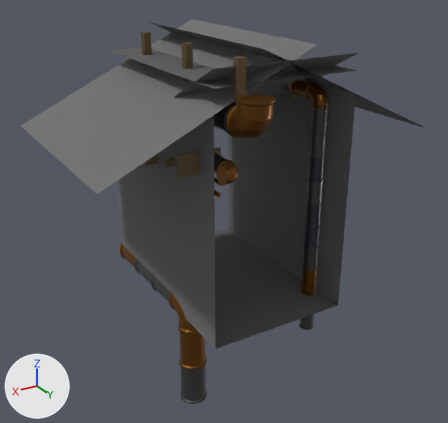
The Blender file Assets/Models/Tunnels/TunnelPieces/tunnelstraighttransitioninverted.blend: old version first, new version second.
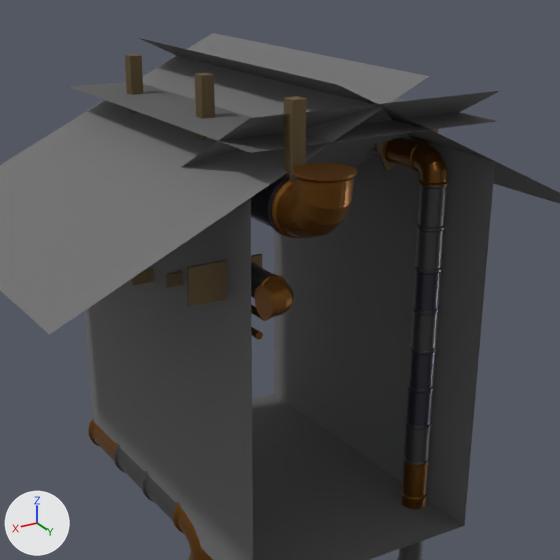
There are two pictures of each version: one whole from a 50 mm camera at (4.25, 6.76, 4.67) aimed at (0.07, -0.21, 1.19), one close up on the part from 15% to 88% of the width and 0% to 77% of the height. The lights are fixed; the arrows at lower left show +X, +Y and +Z. The older version's two pictures come first.

Objects in the first close-up: 'Cube.004', 'Cube.009', 'Floor', 'Floor.001', 'Floor.002', 'PipingSegment.021', 'PipingSegment.047', 'PipingSegment.051', 'Roof1', 'Roof2', 'Wall1', 'Wall2' and 25 more.
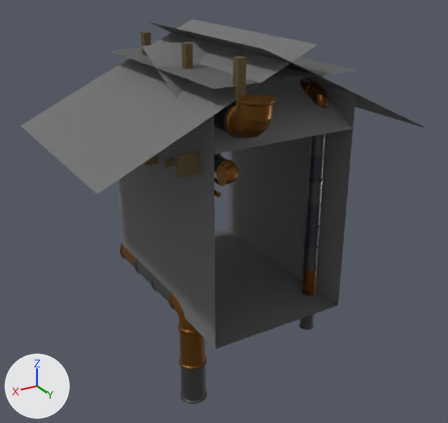
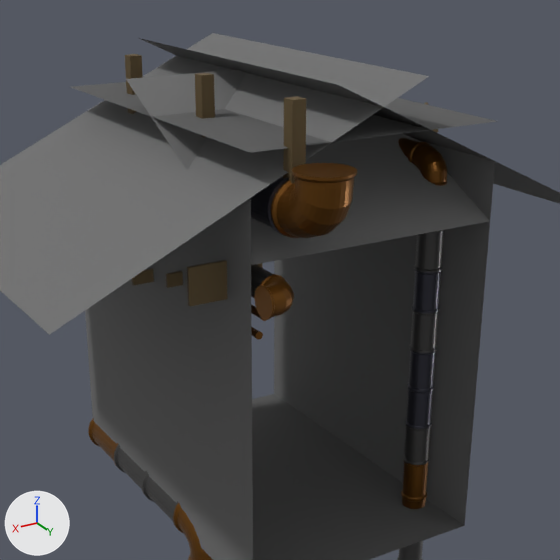
Pixel boxes (x1, y1, x2, y2) of what changed, in the close-ups (560 x 560 px):
'Floor.002', moved, turned: before (182, 91, 499, 167); after (126, 70, 489, 265)

The change, as a diff of the scene's bpy script:
```diff
--- a/Assets/Models/Tunnels/TunnelPieces/tunnelstraighttransitioninverted.blend.py
+++ b/Assets/Models/Tunnels/TunnelPieces/tunnelstraighttransitioninverted.blend.py
@@ ob_floor_002 @@
 ob_floor_002 = bpy.data.objects.new('Floor.002', me_plane_001)
-ob_floor_002.location = (0.0, 0.641, 3.239)
-ob_floor_002.rotation_euler = (-0.467, 3.142, 0.0)  # degrees (-27, 180, 0)
+ob_floor_002.location = (0.0, -0.212, 3.239)
+ob_floor_002.rotation_euler = (-0.467, 3.142, 3.142)  # degrees (-27, 180, 180)
 ob_floor_002.scale = (1.0, -1.5, 1.0)
```
